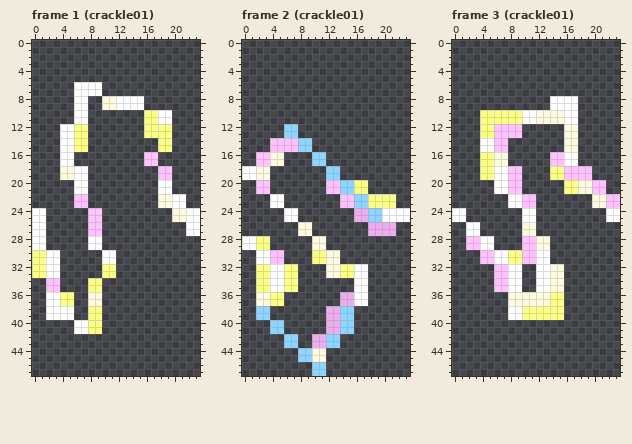
Two versions of one pixel-art file, games/Phaser-Snake-Game/public/assets/sprites/UI_CapSpark.aseprite. The picture above is the old version.
24x48 pixels, 15 frames. Shown: frame 1 (crackle01), frame 2 (crackle01), frame 3 (crackle01). The commit also changed other frames, which this record leaves out.
The same view after the edit:
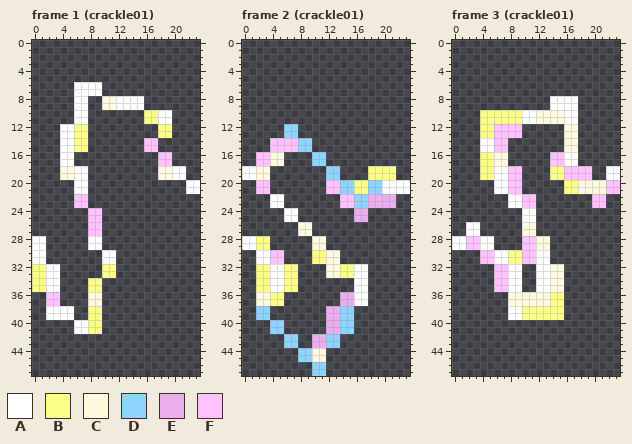
Palette (. is transparent): A #ffffff  B #fbff86  C #fdfae0  D #8fd3ff  E #eaaded  F #ffc2ff
Author's note on the commit: Capacitor Spark Pulled & Tweaked
What changed:
Frame 1 (crackle01), layer "Layer 1":
y 12..13: x 16..17 BB -> ..
y 14..15: x 16..19 ..BB -> FF..
y 16..17: x 16..19 FF.. -> ..FF
y 18..19: x 18..21 FF.. -> CCAA
y 20..21: x 18..19 AA -> ..; x 22..23 .. -> AA
y 22..23: x 18..21 CCAA -> ....
y 24..25: x 0..1 AA -> ..; x 20..23 CCAA -> ....
y 26..27: x 0..1 AA -> ..; x 22..23 AA -> ..
y 30..31: x 0..3 BBAA -> AA..
y 34..35: x 0..3 ..FF -> BBAA
y 36..37: x 2..5 AABB -> FF..
Frame 2 (crackle01), layer "Layer 1":
y 18..19: x 18..21 .... -> BBBB
y 20..21: x 18..23 ...... -> DDAAAA
y 22..23: x 18..21 BBBB -> EEEE
y 24..25: x 18..23 DDAAAA -> ......
y 26..27: x 18..21 EEEE -> ....
Frame 3 (crackle01), layer "Layer 1":
y 18..19: x 22..23 .. -> AA
y 20..21: x 20..23 FF.. -> CCFF
y 22..23: x 20..23 CCFF -> FF..
y 24..25: x 0..1 AA -> ..; x 22..23 AA -> ..
y 28..29: x 0..1 .. -> AA
Pixel boxes of the changes (left, top, right, bottom) in both pictures:
changed: (144, 124, 200, 236)
changed: (32, 208, 74, 306)
changed: (368, 166, 410, 236)
changed: (592, 166, 620, 222)
changed: (452, 208, 466, 250)
